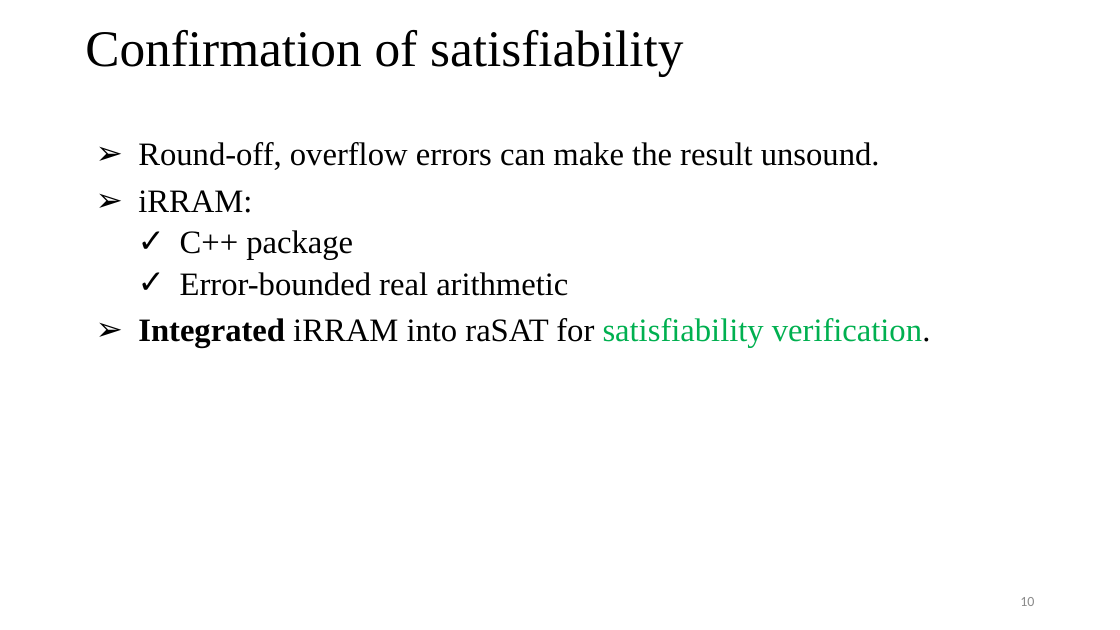
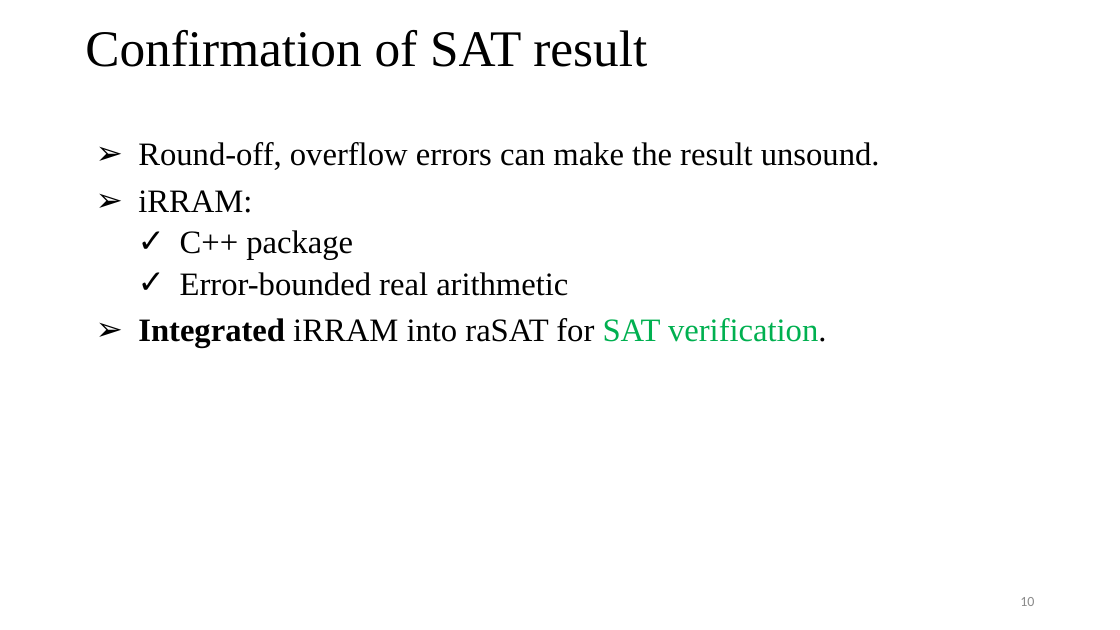
Before and after one commit to tungvx/raSAT, a slide deck: slide 10 of report/thesis/presentation.pptx. Drawn at 1120x630 pixels with LibreOffice and Linux fonts; fonts in the diff are those of the drawing. Boxes give left, top, right and bottom in pixels: in the first picture for what was removed or moved away, otherwise in the second. Text is boxed around its words. In the diff, an @@ line names an element or a change of style, - is before the commit and + after.

```diff
--- a/report/thesis/presentation.pptx
+++ b/report/thesis/presentation.pptx
@@ title at (85,30,647,67): text changed @@
-Confirmation of satisfiability
+Confirmation of SAT result
@@ text at (138,318,827,348): text changed @@
-➢ Integrated iRRAM into raSAT for satisfiability verification.
+➢ Integrated iRRAM into raSAT for SAT verification.
```
Also in this commit, not shown: 10 other slides changed, 2 slides added, 1 other file.
